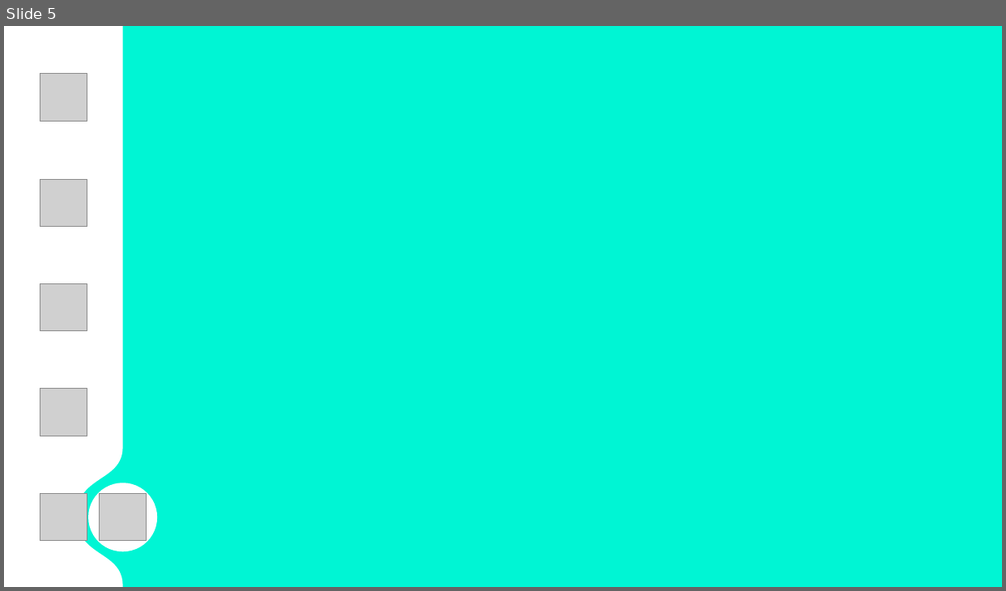
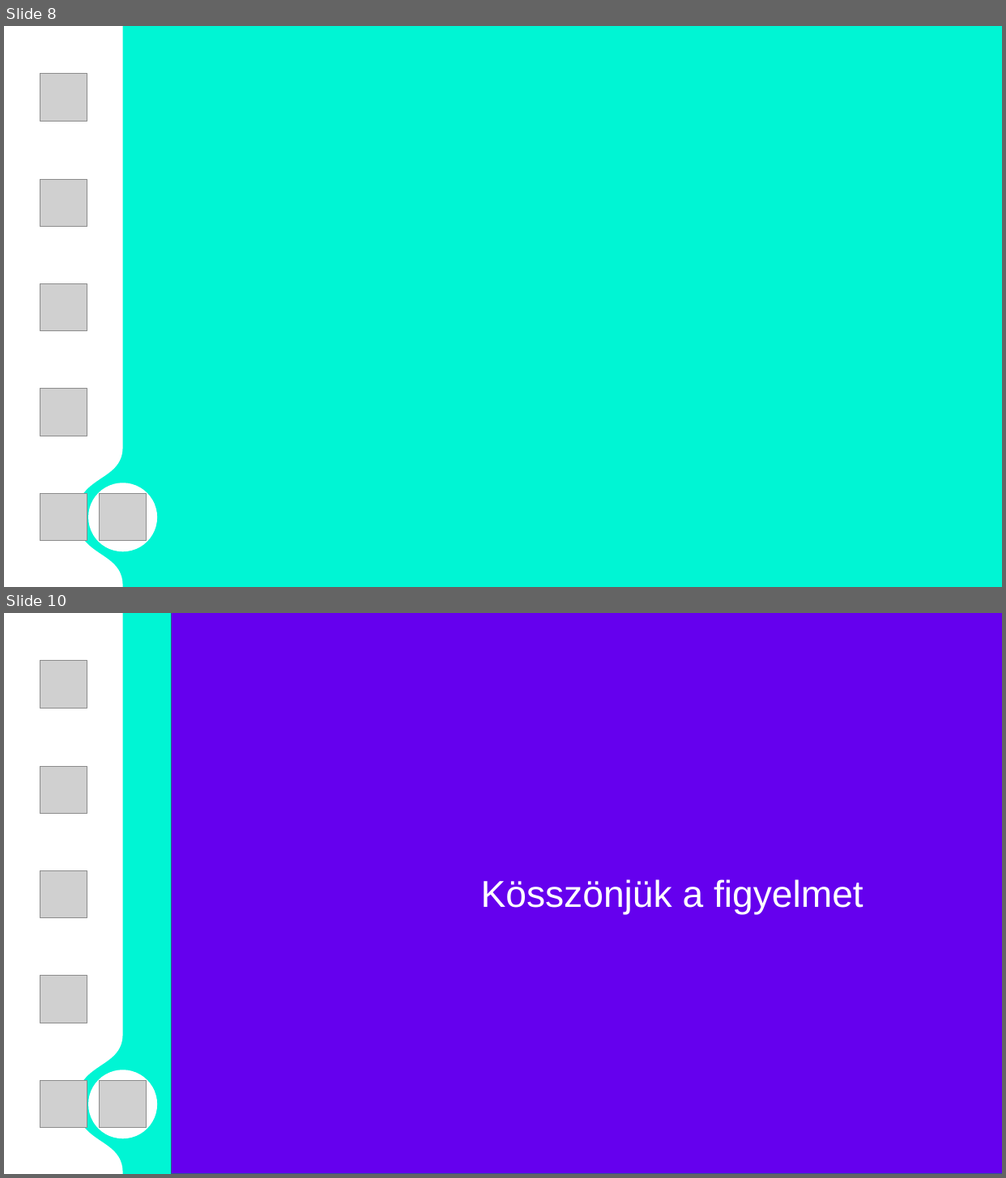
Before and after one commit to egri-richard/TurboNote, a slide deck: TNote_presentation.pptx. Shown one above the other, each under a label of ours: slide 5 before the commit, slides 8 and 10 after it; the slides between them are not shown. The pictures are 1006x591 and 1006x1178 pixels, drawn with LibreOffice and Linux fonts; fonts in the diff are those of the drawing; grey boxes stand for pictures; background and template pictures are left out. Boxes give left, top, right and bottom in pixels: in the first picture for what was removed or moved away, otherwise in the second. Text is boxed around its words. In the diff, an @@ line names an element or a change of style, - is before the commit and + after.

```diff
--- a/TNote_presentation.pptx
+++ b/TNote_presentation.pptx
@@ slide 10 added at [4, 613, 1002, 1174], background #00F5D4 @@
@@ freeform shape added at [4, 613, 122, 1174], fill #FFFFFF @@
@@ rectangle added at [172, 613, 1002, 1174], fill #6500EE, outline #325491 1 pt, 36 pt, text #FFFFFF @@
+Kösszönjük a figyelmet
@@ picture added at [40, 661, 87, 708] @@
@@ picture added at [40, 766, 87, 814] @@
@@ ellipse added at [4, 859, 5, 928], fill #FFFFFF @@
@@ picture added at [40, 871, 87, 918] @@
@@ picture added at [40, 976, 87, 1023] @@
@@ ellipse added at [88, 1071, 157, 1139], fill #FFFFFF @@
@@ picture added at [40, 1081, 87, 1128] @@
@@ picture added at [99, 1081, 147, 1128] @@
@@ what was slide 5 is now slide 8 @@
```
Also in this commit, not shown: 1 slide changed, 4 other slides added.
